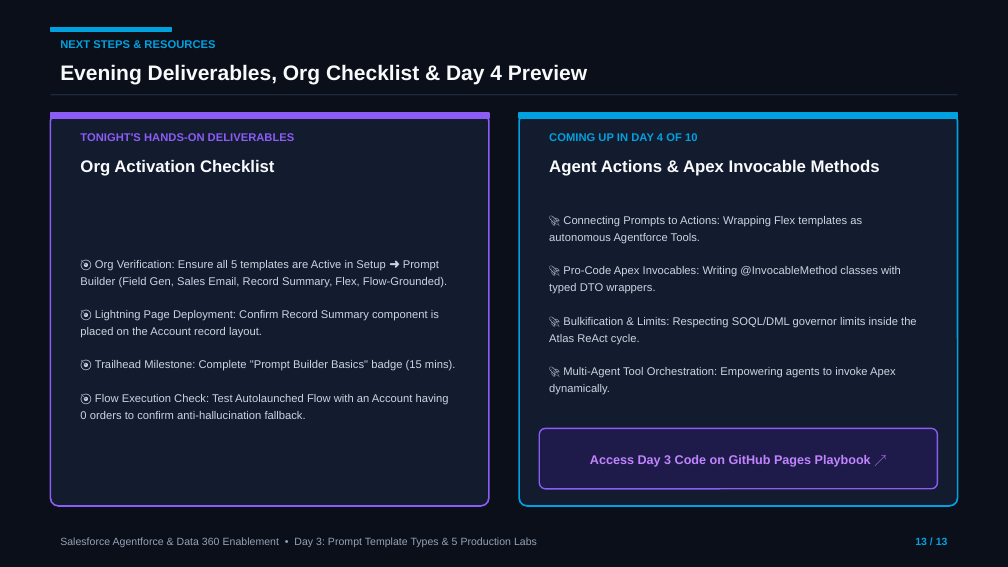
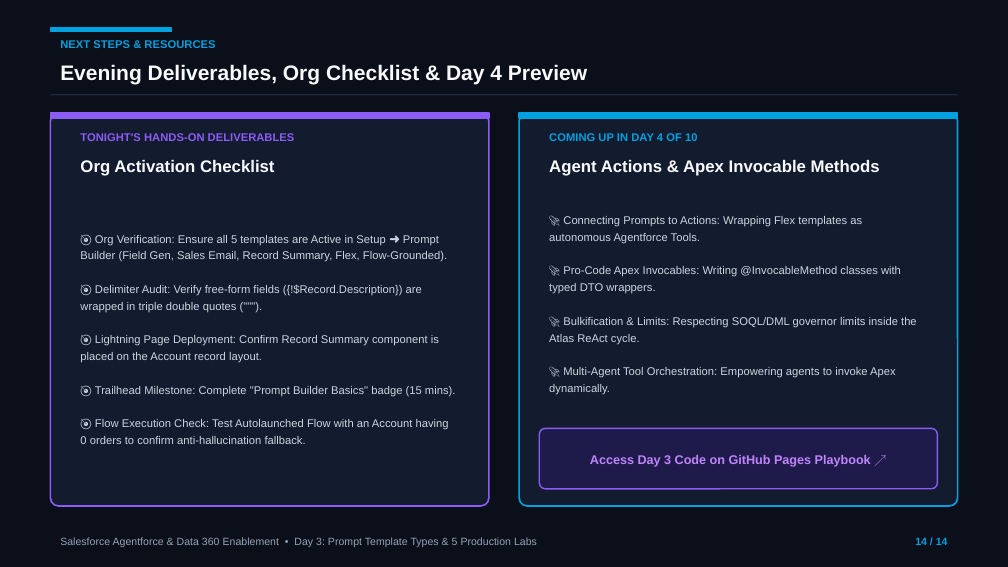
Before and after one commit to MohnishTak2725/agentforce-data360-workbench, a slide deck: slide 14 of Day-3-Prompt-Template-Engineering.pptx (slide 13 before the commit). Drawn at 1008x567 pixels with LibreOffice and Linux fonts; fonts in the diff are those of the drawing. Boxes give left, top, right and bottom in pixels: in the first picture for what was removed or moved away, otherwise in the second. Text is boxed around its words. In the diff, an @@ line names an element or a change of style, - is before the commit and + after.

Commit message:
feat(day3-ppt): add delimiter engineering with triple double quotes and update portal download links

```diff
--- a/Day-3-Prompt-Template-Engineering.pptx
+++ b/Day-3-Prompt-Template-Engineering.pptx
@@ text at (80, 285, 422, 312): paragraph added @@
+🎯 Delimiter Audit: Verify free-form fields ({!$Record.Description}) are wrapped in triple double quotes (""").
@@ text at (915, 537, 948, 545): text changed @@
-13 / 13
+14 / 14
```
Also in this commit, not shown: 12 other slides changed, 1 slide added, 3 other files.
